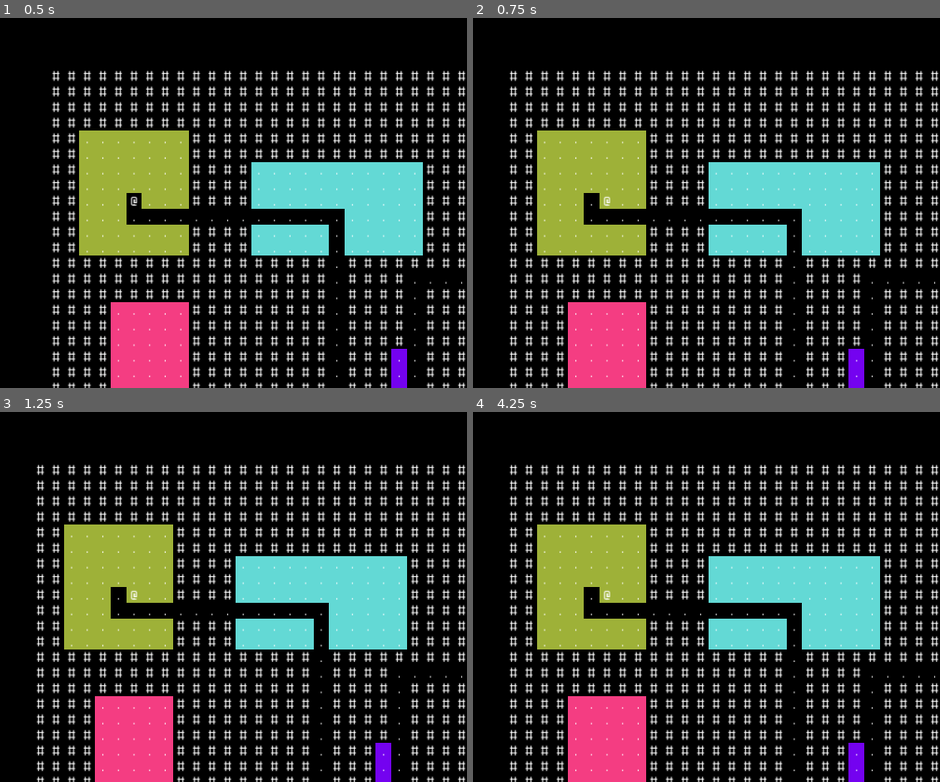
Above: before the commit, frames 1-4 (two rows, left to right).
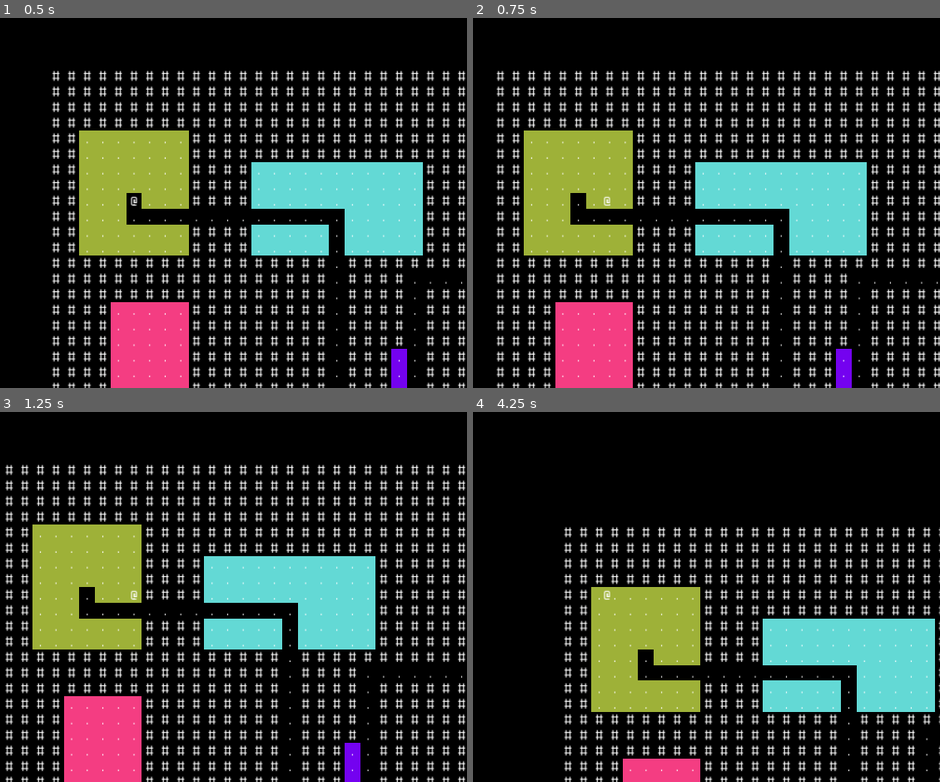
Above: after the commit, the same moments.

Repository: ElPresidentePoole/godot-rl
Game: Godot game, scene res://scenes/dungeon.tscn
Same seed, same stepped clock (60 frames per second), same inputs: the game is played once before the commit and once after it.
Inputs (mouse positions are in pixels of both pictures, inside the frame that each line leads up to):
- Up to frame 1 (0.5 s): no input
- Up to frame 2 (0.75 s): tap Enter at 0.5 s; move the mouse to (753, 180) at 0.52 s; hold D (move_east) from 0.53 s (still down)
- Up to frame 3 (1.25 s): keep holding D (move_east)
- Up to frame 4 (4.25 s): tap Space at 1.25, 2.75 s; move the mouse to (473, 611) at 1.27 s; release D (move_east) at 1.28 s; hold S (move_south) 1.28-2.03 s; tap Enter at 2 s; move the mouse to (673, 511) at 2.02 s; hold D (move_east) 2.03-2.78 s; move the mouse to (575, 671) at 2.77 s; hold W (move_north) 2.78-3.53 s; move the mouse to (804, 652) at 3.52 s; hold A (move_west) from 3.53 s (still down)

Frame 1 is identical in both runs. In frame 2, 27% of the frame differs, in the area x 4-100%, y 14-100%; in frame 3, 15%; in frame 4, 45%, in the area x 7-100%, y 14-100%.

Commit message:
tweening and improved input handling

Diff:
--- a/scenes/player.gd
+++ b/scenes/player.gd
@@ -7,28 +7,64 @@
 @onready var e: RayCast2D = $E
 @onready var w: RayCast2D = $W
 
+var ready_to_move: bool = true
+
+enum MovementDirection {
+	NORTH,
+	SOUTH,
+	EAST,
+	WEST,
+	NONE
+	}
+
+var moving: MovementDirection = MovementDirection.NONE
+
 # Called when the node enters the scene tree for the first time.
 func _ready() -> void:
 	astar.set_point_disabled(cellmap.get_cell_id(position))
 
-func _unhandled_input(event: InputEvent) -> void:
+func handle_movement() -> void:
+	if not ready_to_move:
+		return
+
 	var dv: Vector2 = Vector2()
-	if event.is_action_pressed("move_north"):
+	if moving == MovementDirection.NORTH:
 		dv += Vector2(0, -1)
-	elif event.is_action_pressed("move_south"):
+	elif moving == MovementDirection.SOUTH:
 		dv += Vector2(0, 1)
-	elif event.is_action_pressed("move_east"):
+	elif moving == MovementDirection.EAST:
 		dv += Vector2(1, 0)
-	elif event.is_action_pressed("move_west"):
+	elif moving == MovementDirection.WEST:
 		dv += Vector2(-1, 0)
+	elif moving == MovementDirection.NONE:
+		dv = Vector2.ZERO
 
 	if dv != Vector2.ZERO:
 		dv *= cellmap.CELL_SIZE
 		if not astar.is_point_disabled(cellmap.get_cell_id(position+dv)):
 			astar.set_point_disabled(cellmap.get_cell_id(position), false)
-			position = position+dv
-			astar.set_point_disabled(cellmap.get_cell_id(position))
+			astar.set_point_disabled(cellmap.get_cell_id(position+dv), true)
+#			position = position+dv
+			ready_to_move = false
+			await create_tween().tween_property(self, 'position', position+dv, 0.1).finished
+			ready_to_move = true
+
+func _unhandled_input(event: InputEvent) -> void:
+	if event.is_action_pressed("move_north"):
+		moving = MovementDirection.NORTH
+	elif event.is_action_pressed("move_south"):
+		moving = MovementDirection.SOUTH
+	elif event.is_action_pressed("move_east"):
+		moving = MovementDirection.EAST
+	elif event.is_action_pressed("move_west"):
+		moving = MovementDirection.WEST
+
+	if event.is_action_released("move_north") and moving == MovementDirection.NORTH \
+		or event.is_action_released("move_south") and moving == MovementDirection.SOUTH \
+		or event.is_action_released("move_east") and moving == MovementDirection.EAST \
+		or event.is_action_released("move_west") and moving == MovementDirection.WEST:
+		moving = MovementDirection.NONE
 
 # Called every frame. 'delta' is the elapsed time since the previous frame.
-func _process(delta) -> void:
-	pass
+func _physics_process(delta) -> void:
+	handle_movement()
